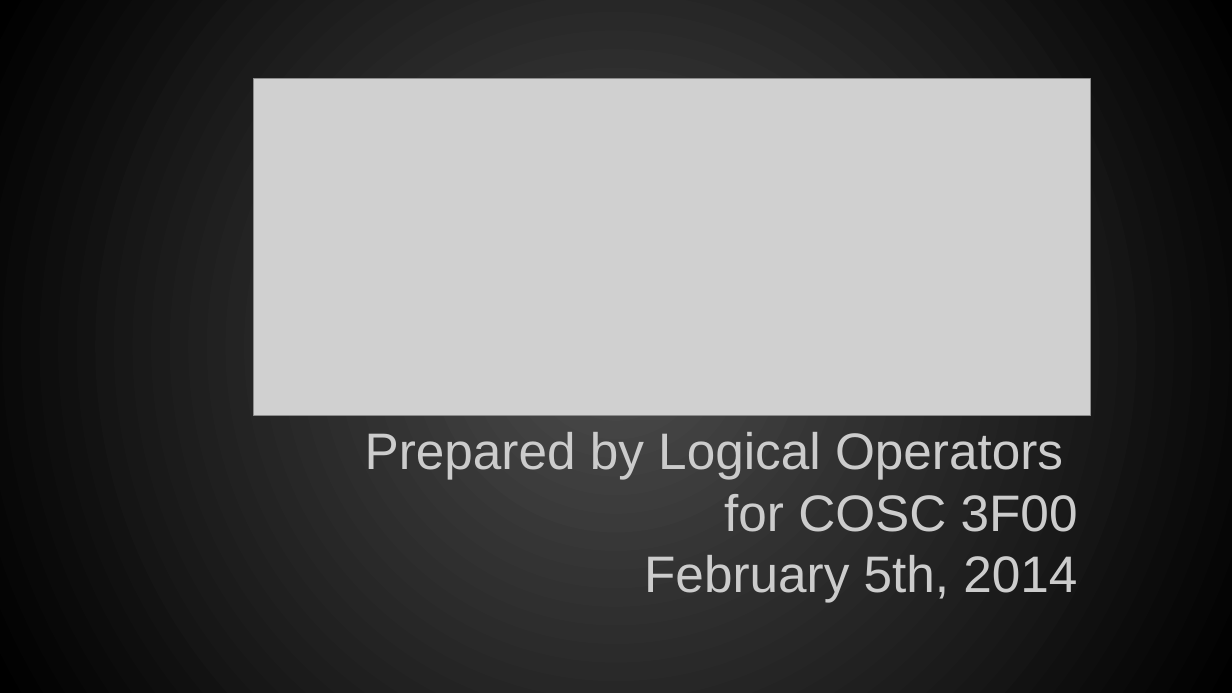
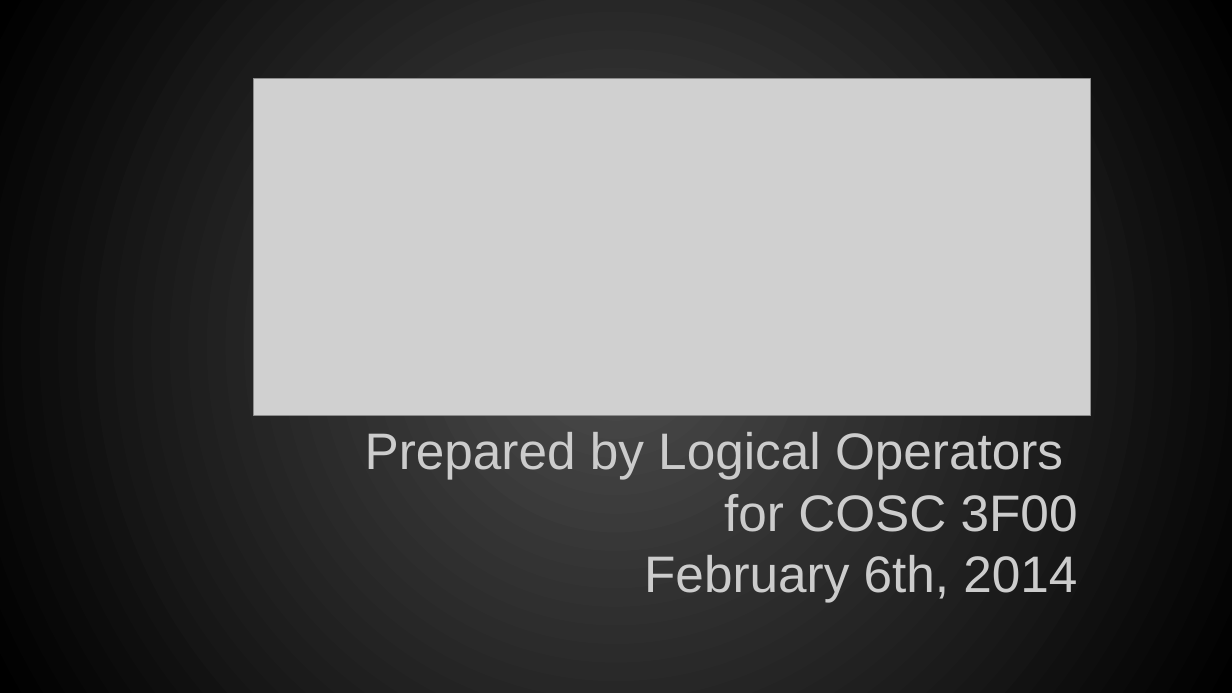
Before and after one commit to chriskdon/chinese-checkers, a slide deck: slide 1 of project-management/Presentations/Chinese Checkers - Iteration #1.pptx. Drawn at 1232x693 pixels with LibreOffice and Linux fonts; fonts in the diff are those of the drawing; grey boxes stand for pictures; background and template pictures are left out. Boxes give left, top, right and bottom in pixels: in the first picture for what was removed or moved away, otherwise in the second. Text is boxed around its words. In the diff, an @@ line names an element or a change of style, - is before the commit and + after.

```diff
--- a/project-management/Presentations/Chinese Checkers - Iteration #1.pptx
+++ b/project-management/Presentations/Chinese Checkers - Iteration #1.pptx
@@ subtitle at [644, 555, 1077, 602]: text changed @@
-February 5th, 2014
+February 6th, 2014
```
Also in this commit, not shown: 3 other slides changed, 4 slides added, 1 slide removed.
